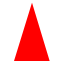
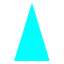
Layers edited between the first and the second 64×64 image:
painted on "Layer 3" over [14, 2, 50, 61]
